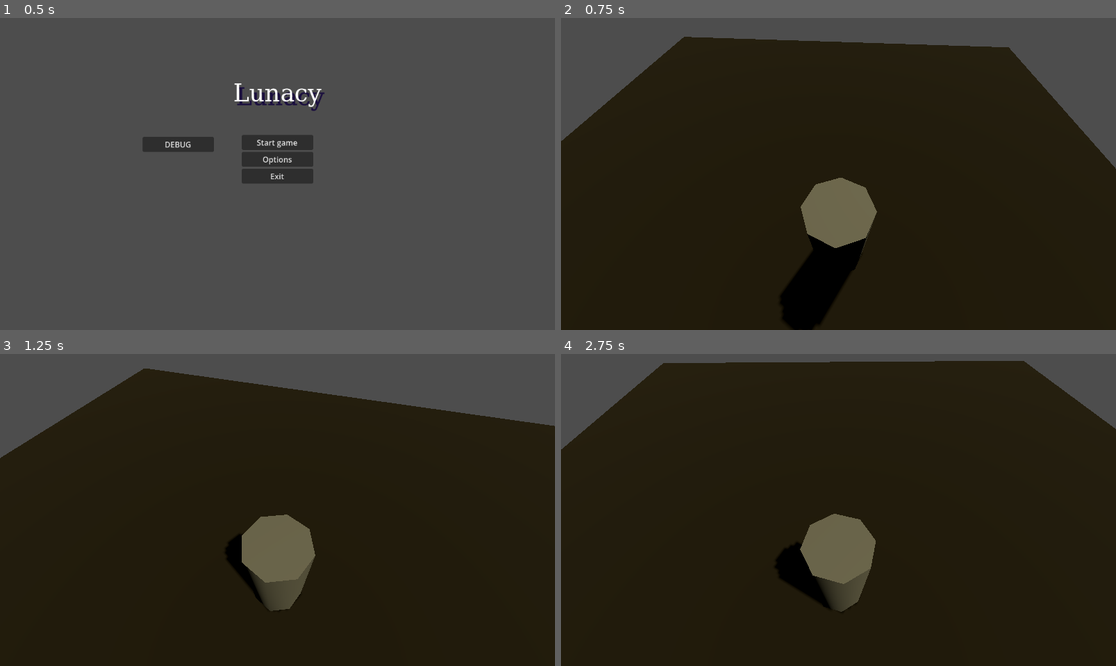
Above: before the commit, frames 1-4 (two rows, left to right).
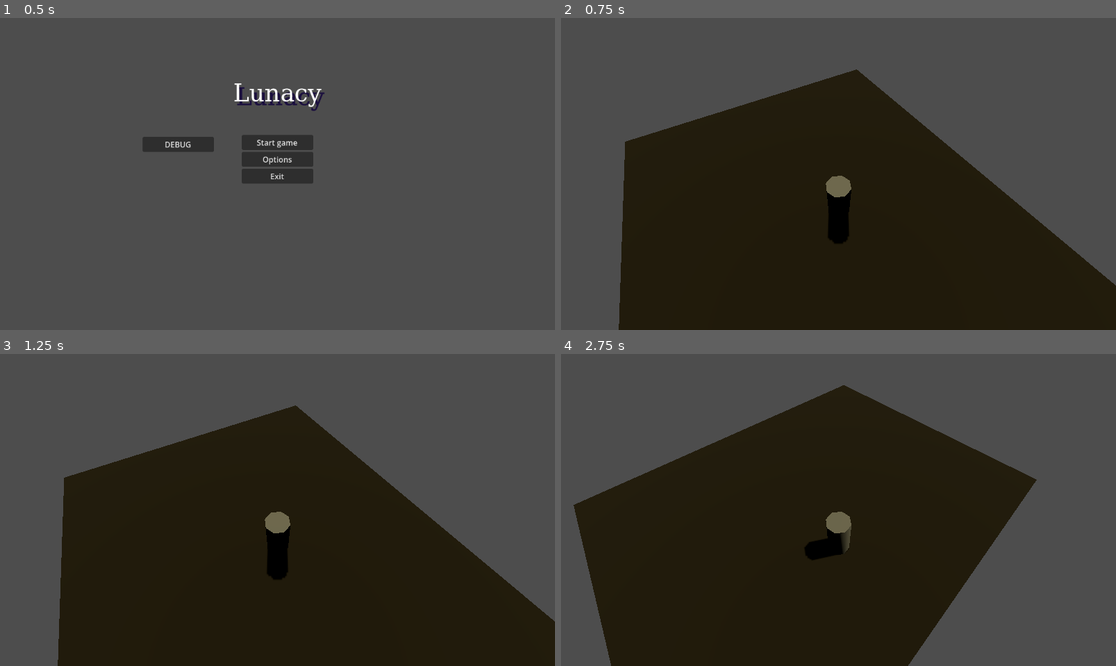
Above: after the commit, the same moments.

Repository: Sufforine/lunacy
Game: Godot game, scene res://scenes/main_menu.tscn
Same seed, same stepped clock (60 frames per second), same inputs: the game is played once before the commit and once after it.
Inputs (mouse positions are in pixels of both pictures, inside the frame that each line leads up to):
- Up to frame 1 (0.5 s): no input
- Up to frame 2 (0.75 s): click "DEBUG" at 0.5 s
- Up to frame 3 (1.25 s): no input
- Up to frame 4 (2.75 s): move the mouse to (960, 494) at 1.27 s; hold D (move_right) 1.28-2.03 s; click (960, 494) at 1.42 s; move the mouse to (727, 525) at 2.02 s; hold S (move_backward) from 2.03 s (still down); click (727, 525) at 2.17 s

Frame 1 is identical in both runs. In frame 2, 36% of the frame differs, in the area x 0-100%, y 6-100%; in frame 3, 35%; in frame 4, 45%, in the area x 0-100%, y 2-100%.

Commit message:
Camera rdy

Diff:
--- a/Scripts/Camera/camera.tscn
+++ b/Scripts/Camera/camera.tscn
@@ -1,15 +1,18 @@
-[gd_scene format=3 uid="uid://bl2yw82b40qvk"]
+[gd_scene format=3 uid="uid://ci3vfmgo8653m"]
 
-[ext_resource type="Script" uid="uid://1e8tcfivhrh8" path="res://Scripts/Camera/camera_rig.gd" id="1_u5kg4"]
+[ext_resource type="Script" uid="uid://cyuam00vvn345" path="res://Scripts/Camera/camera.gd" id="1_b3jth"]
 
-[node name="CameraRig" type="Node3D" unique_id=269756323]
-script = ExtResource("1_u5kg4")
-enabled = true
-enable_cursor_shift = true
+[node name="CameraPivot" type="Node3D" unique_id=1510790156]
+script = ExtResource("1_b3jth")
+rotation_speed = 15.0
+deadzone = 0.4
 
-[node name="OffsetRig" type="Node3D" parent="." unique_id=1018309025]
-transform = Transform3D(1, 0, 0, 0, 0.94583637, 0.32464385, 0, -0.32464385, 0.94583637, 0, 3.03516, 2.459097)
+[node name="Node3D" type="Node3D" parent="." unique_id=742246724]
+transform = Transform3D(1, 0, 0, 0, 1, 0, 0, 0, 1, 0, 2.0788136, 0)
 
-[node name="Camera3D" type="Camera3D" parent="OffsetRig" unique_id=900118472]
-transform = Transform3D(1, 0, 0, 0, 0.49999997, 0.86602545, 0, -0.86602545, 0.49999997, 0, 10, 7)
-far = 500.0
+[node name="SpringArm3D" type="SpringArm3D" parent="Node3D" unique_id=256493671]
+transform = Transform3D(6.0621777, 2.8670323, -2.0075173, 0, 4.0150347, 5.7340646, 3.5, -4.9658456, 3.477122, 0, 0, 0)
+
+[node name="Camera3D" type="Camera3D" parent="Node3D/SpringArm3D" unique_id=1578011494]
+transform = Transform3D(1, 0, 0, 0, 1, 0, 0, 0, 1, 0, 0, 10)
+current = true
--- a/Scripts/Camera/camera_rig.gd
+++ /dev/null
@@ -1,98 +0,0 @@
-class_name CameraRig
-extends Node3D
-
-## The shifting part of the camera rig
-## that is moving toward cursor
-@onready var offset_rig = $OffsetRig
-## Active camera
-@onready var camera = $OffsetRig/Camera3D
-
-
-## Camera target to focus on
-@export var player: Player
-## Enable following to the target
-@export var enabled: bool = false
-## Enable camera cursor shift
-@export var enable_cursor_shift: bool = false
-
-@export_group("Camera to cursor")
-## Near radius from which the shift starts to work
-## Measured in viewport width rate units (similar to vw in CSS)
-@export_range(0, 100)
-var near_radius: int = 10
-## Shift power at the minimal radius
-@export var near_shift = 0.5
-
-## Far radius where shift reaches maximum power
-## Measured in viewport width rate units (similar to vw in CSS)
-@export_range(0, 100)
-var far_radius: int = 30
-## Shift power at the maximum radius
-@export var far_shift = 6.0
-
-@export_group("Camera follow")
-## Camera follow duration time in seconds
-## Smaller the duration, faster the camera follow speed
-@export var follow_duration: float = 0.2
-
-## Hold the base camera offset from the target
-var _offset = Vector3.ZERO
-## Hold the current pointer to the tween object, to kill it on update
-var _tween: Tween
-## Hold the value of lookahead shift to cursor
-var _lookahead: Vector3 = Vector3.ZERO
-
-## Calculare the base camera offset from the target
-func _calc_offset():
-	if not player:
-		printerr("Player is no assigned")
-		return
-	var offset_x = global_position.x - player.position.x
-	var offset_z = global_position.z - player.position.z
-	_offset = Vector3(offset_x, 0, offset_z)
-
-func _ready():
-	_calc_offset()
-
-@warning_ignore("unused_parameter")
-func _physics_process(delta):
-	if not player || not enabled:
-		return
-
-	# Pass 1: take player position + base camera offset
-	# This is no ease movement
-	var base_pos := global_position
-	base_pos.x = player.global_position.x + _offset.x
-	base_pos.z = player.global_position.z + _offset.z
-	base_pos.y = global_position.y
-
-	# Pass 2: add lookahead component
-	# lookahead is tweened into target position making smooth shift
-	var final_pos = base_pos
-	if enable_cursor_shift:
-		final_pos = base_pos + _lookahead
-
-	global_position = final_pos
-
-
-## Calculate smooth shift toward lookahead position
-func calculate_lookahead(target: Vector3):
-	if _lookahead.is_equal_approx(target):
-		return
-
-	if _tween and _tween.is_running():
-		_tween.kill()
-
-	_tween = create_tween()
-	_tween.set_trans(Tween.TRANS_QUAD)
-	_tween.set_ease(Tween.EASE_OUT)
-	_tween.tween_property(self, "_lookahead", target, 0.5)
-
-
-
-func step(value, min_value, max_value):
-	if value < min_value:
-		return 0
-	if value > max_value:
-		return max_value
-	return value
--- a/Scripts/Camera2/Camera.tscn
+++ /dev/null
@@ -1,16 +0,0 @@
-[gd_scene format=3 uid="uid://ci3vfmgo8653m"]
-
-[ext_resource type="Script" uid="uid://cyuam00vvn345" path="res://Scripts/Camera2/camera.gd" id="1_b3jth"]
-
-[node name="CameraPivot" type="Node3D" unique_id=1510790156]
-script = ExtResource("1_b3jth")
-
-[node name="Node3D" type="Node3D" parent="." unique_id=742246724]
-transform = Transform3D(1, 0, 0, 0, 1, 0, 0, 0, 1, 0, 2.0788136, 0)
-
-[node name="SpringArm3D" type="SpringArm3D" parent="Node3D" unique_id=256493671]
-transform = Transform3D(1.7320508, 0.81915206, -0.57357645, 0, 1.1471529, 1.6383041, 1, -1.418813, 0.9934635, 0, 0, 0)
-
-[node name="Camera3D" type="Camera3D" parent="Node3D/SpringArm3D" unique_id=1578011494]
-transform = Transform3D(1, 0, 0, 0, 1, 0, 0, 0, 1, 0, 0, 10)
-current = true
--- a/scenes/mission.tscn
+++ b/scenes/mission.tscn
@@ -1,7 +1,7 @@
 [gd_scene format=3 uid="uid://34tutc6qerwc"]
 
 [ext_resource type="Script" uid="uid://bcu0tkuixafso" path="res://Player/player.gd" id="1_nbcaj"]
-[ext_resource type="PackedScene" uid="uid://ci3vfmgo8653m" path="res://Scripts/Camera2/Camera.tscn" id="2_v3nvf"]
+[ext_resource type="PackedScene" uid="uid://ci3vfmgo8653m" path="res://Scripts/Camera/Camera.tscn" id="2_v3nvf"]
 
 [sub_resource type="StandardMaterial3D" id="StandardMaterial3D_nbcaj"]
 albedo_color = Color(0.15762597, 0.13005483, 0.06703506, 1)
Renamed: Scripts/Camera2/camera.gd -> Scripts/Camera/camera.gd
Renamed: Scripts/Camera2/camera.gd.uid -> Scripts/Camera/camera.gd.uid
Not shown, removed: Scripts/Camera/camera_rig.gd.uid
